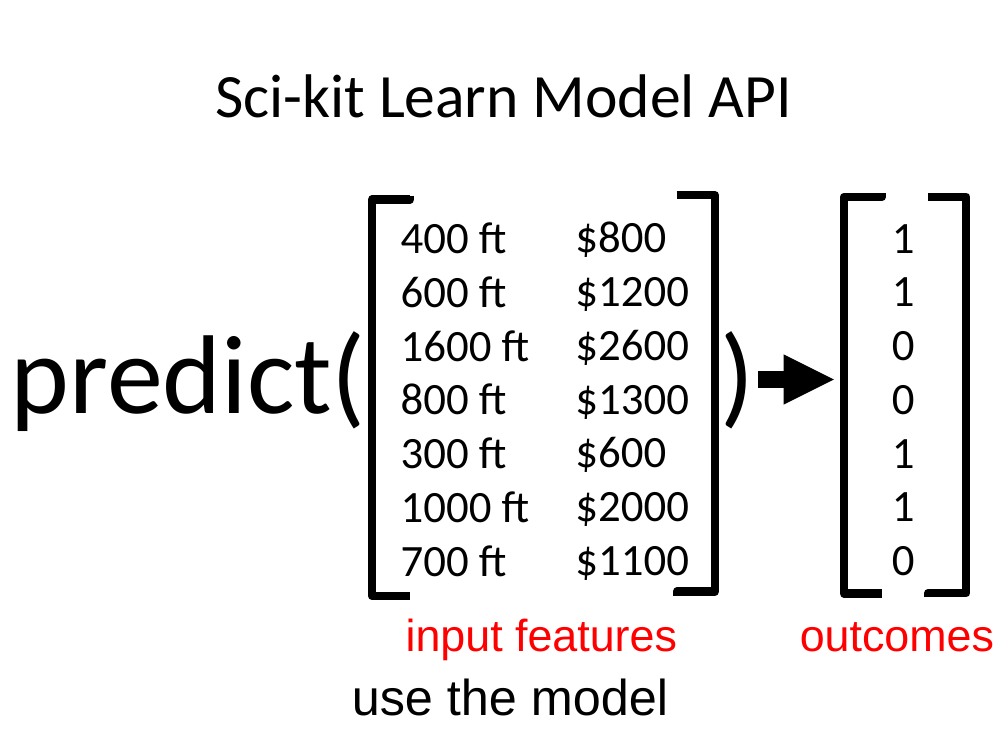
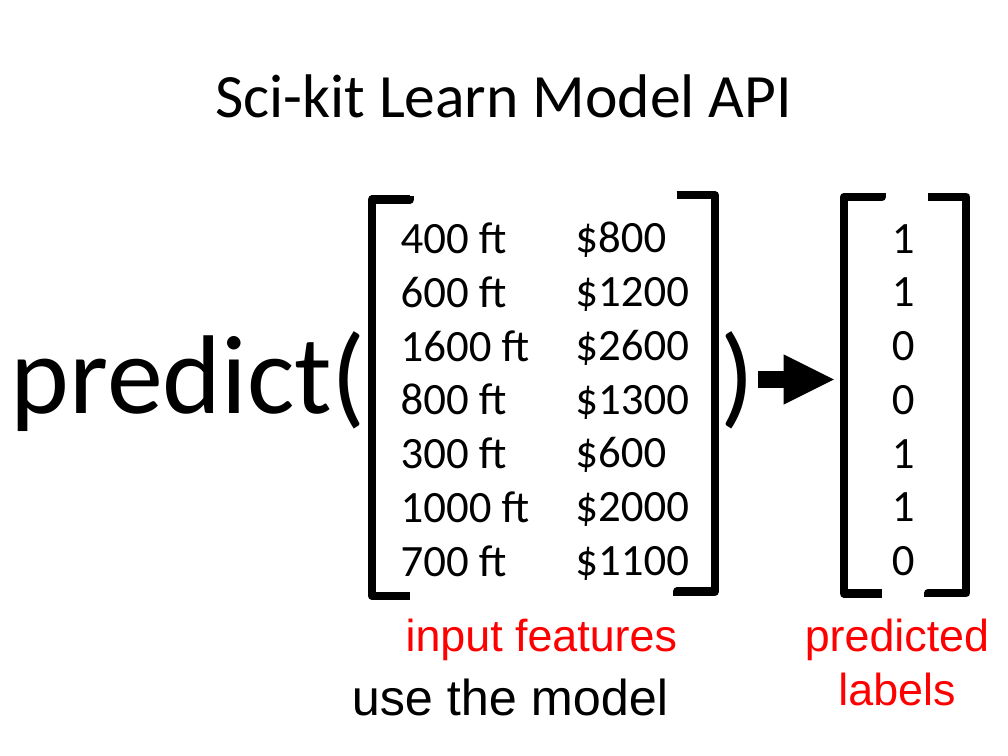
Before and after one commit to aloksharma1993/techfest-ml-tutorial, a slide deck: slide 36 of Techfest_ML.pptx (slide 32 before the commit). Drawn at 1008x756 pixels with LibreOffice and Linux fonts; fonts in the diff are those of the drawing. Boxes give left, top, right and bottom in pixels: in the first picture for what was removed or moved away, otherwise in the second. Text is boxed around its words. In the diff, an @@ line names an element or a change of style, - is before the commit and + after.

```diff
--- a/Techfest_ML.pptx
+++ b/Techfest_ML.pptx
@@ text at (x1=805, y1=618, x2=989, y2=706): text changed @@
-outcomes
+predicted labels
```
Also in this commit, not shown: 16 other slides changed, 4 slides added.
